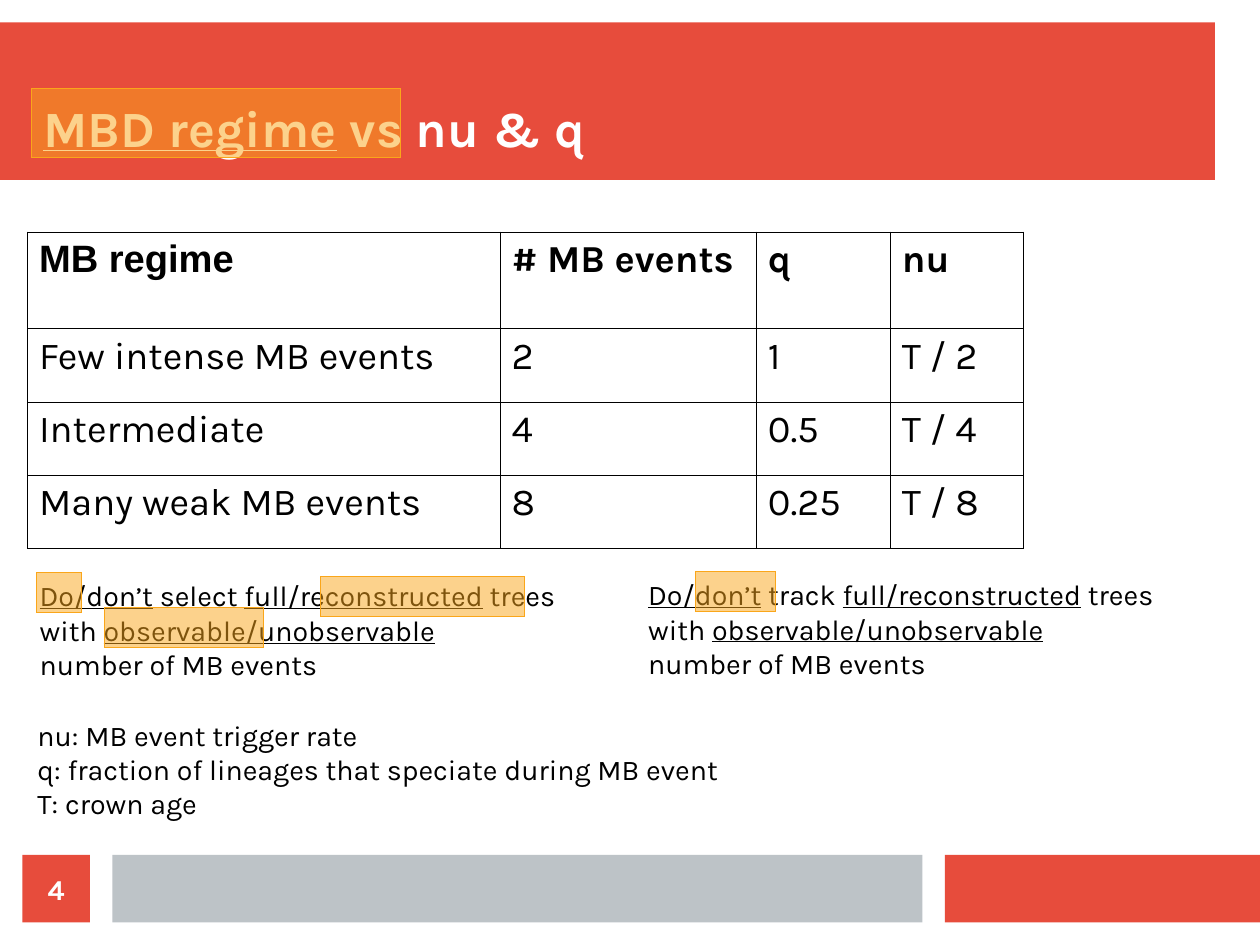
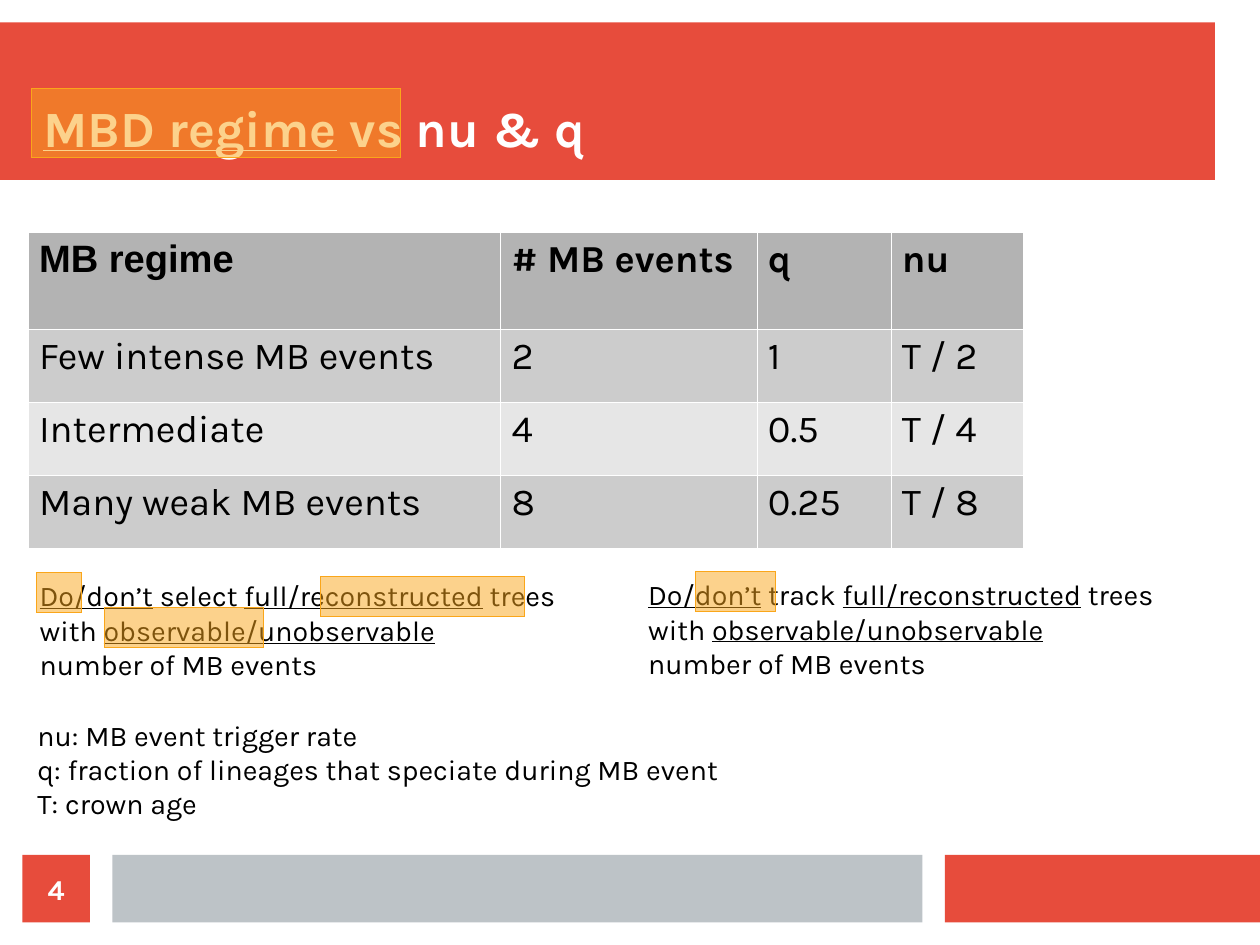
Before and after one commit to richelbilderbeek/razzo, a slide deck: slide 4 of doc/choices.odp. Drawn at 1260x945 pixels with LibreOffice and Linux fonts; fonts in the diff are those of the drawing. Boxes give left, top, right and bottom in pixels: in the first picture for what was removed or moved away, otherwise in the second. Text is boxed around its words. In the diff, an @@ line names an element or a change of style, - is before the commit and + after.

```diff
--- a/doc/choices.odp
+++ b/doc/choices.odp
@@ table at bbox=[27, 232, 1022, 549] @@
@@ fill none to #B3B3B3 in row 1 @@
@@ fill none to #CCCCCC in 8 cells @@
@@ fill none to #E6E6E6 in row 3 @@
@@ borders changed @@
```
Also in this commit, not shown: 3 other slides changed, 2 slides added, 1 slide removed.
